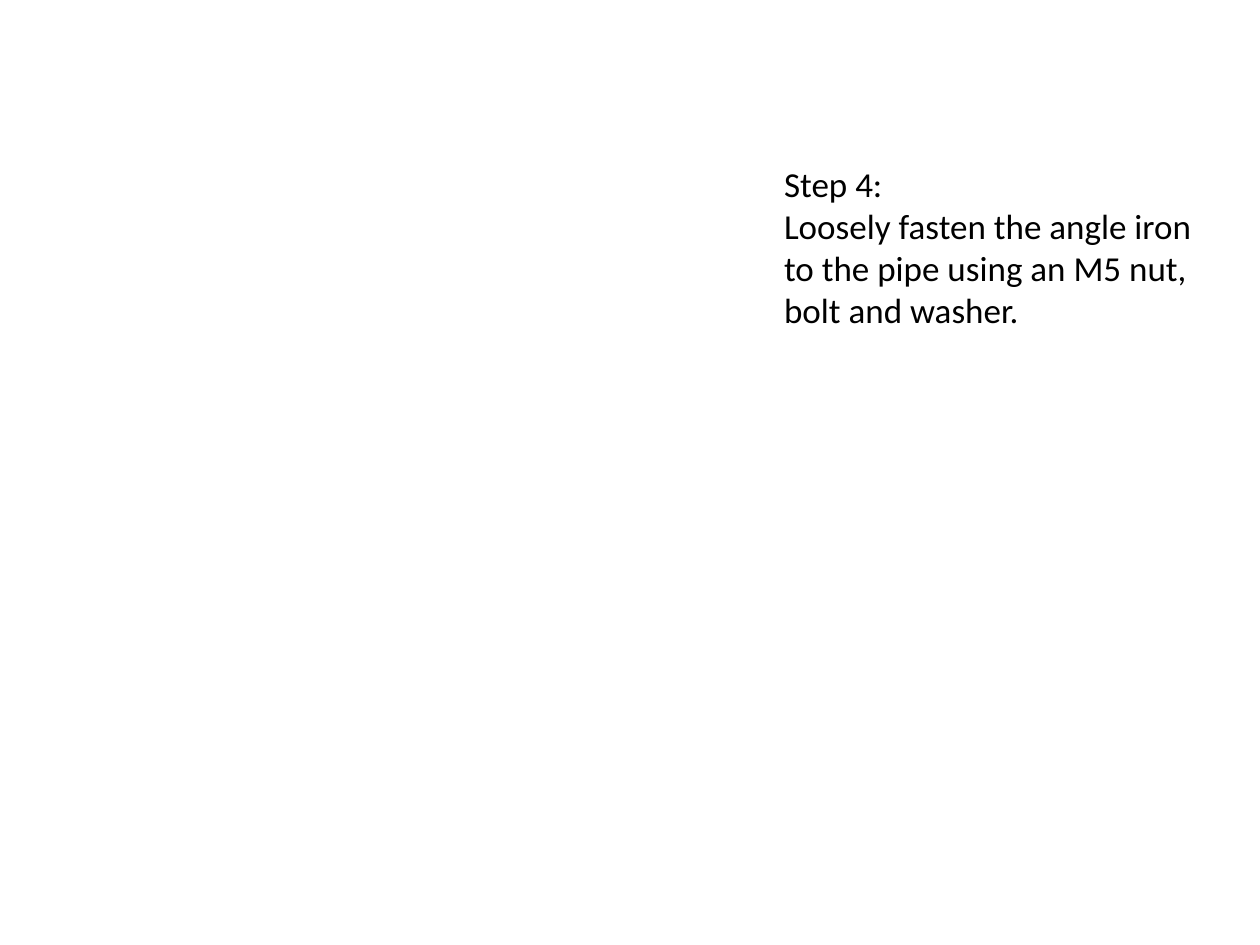
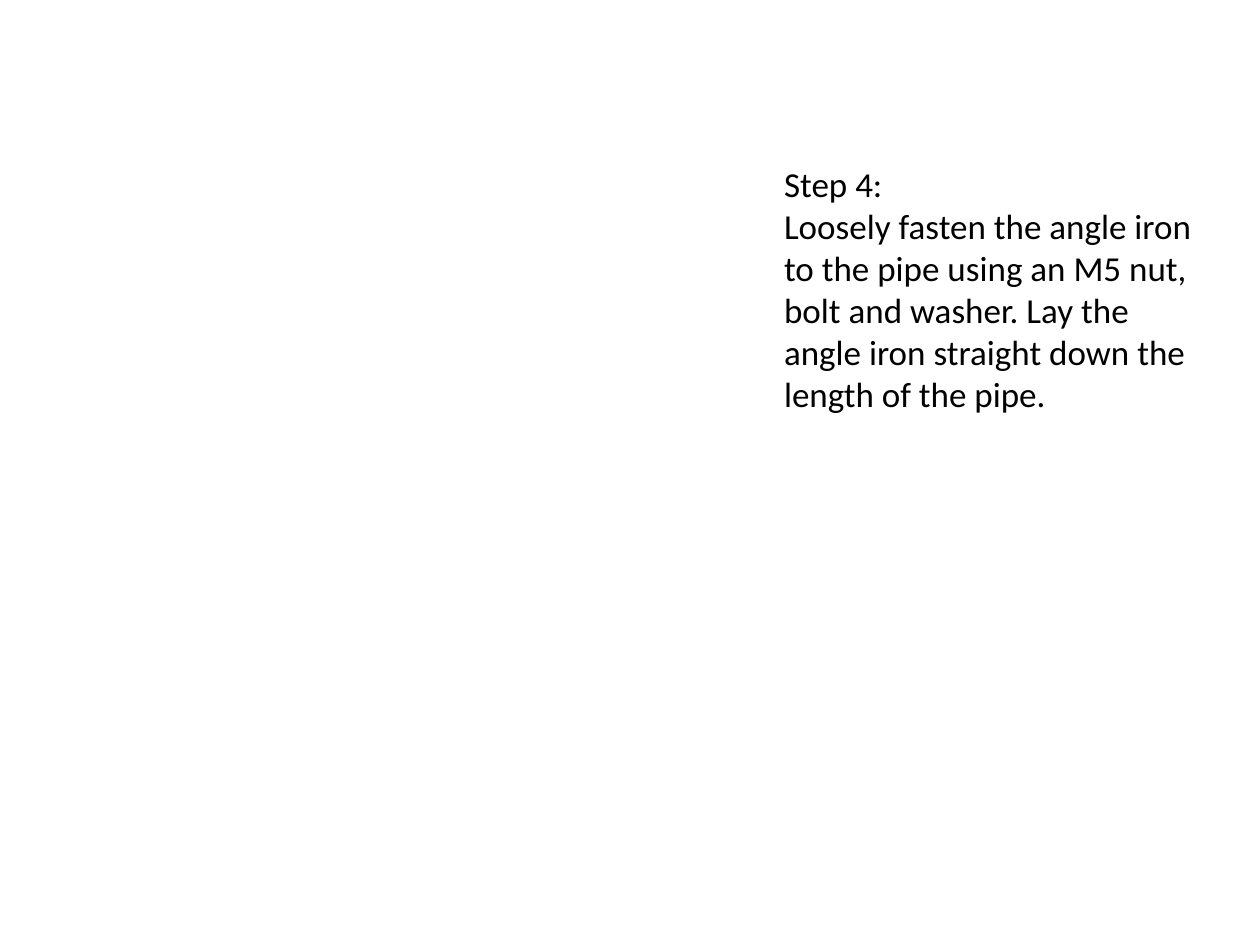
Before and after one commit to localelectricity/Wind-Turbine-Instructions, a slide deck: slide 8 of PVC Blade Instructions.pptx (slide 7 before the commit). Drawn at 1260x945 pixels with LibreOffice and Linux fonts; fonts in the diff are those of the drawing; background and template pictures are left out. Boxes give left, top, right and bottom in pixels: in the first picture for what was removed or moved away, otherwise in the second. Text is boxed around its words. In the diff, an @@ line names an element or a change of style, - is before the commit and + after.

```diff
--- a/PVC Blade Instructions.pptx
+++ b/PVC Blade Instructions.pptx
@@ text at [784,214,1191,413]: text changed @@
-Loosely fasten the angle iron to the pipe using an M5 nut, bolt and washer.
+Loosely fasten the angle iron to the pipe using an M5 nut, bolt and washer. Lay the angle iron straight down the length of the pipe.
```
Also in this commit, not shown: 9 other slides changed, 4 slides added, 2 slides removed.
